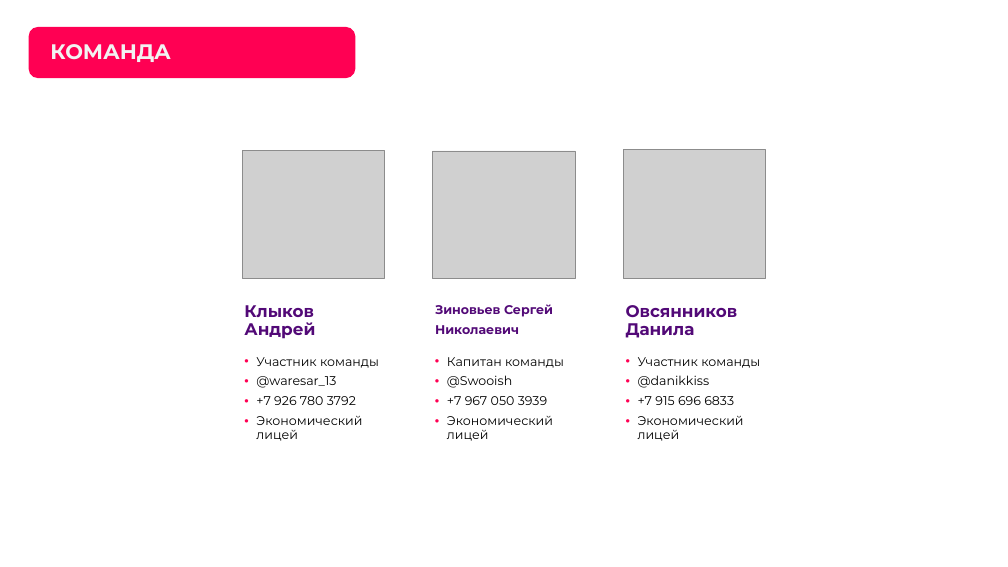
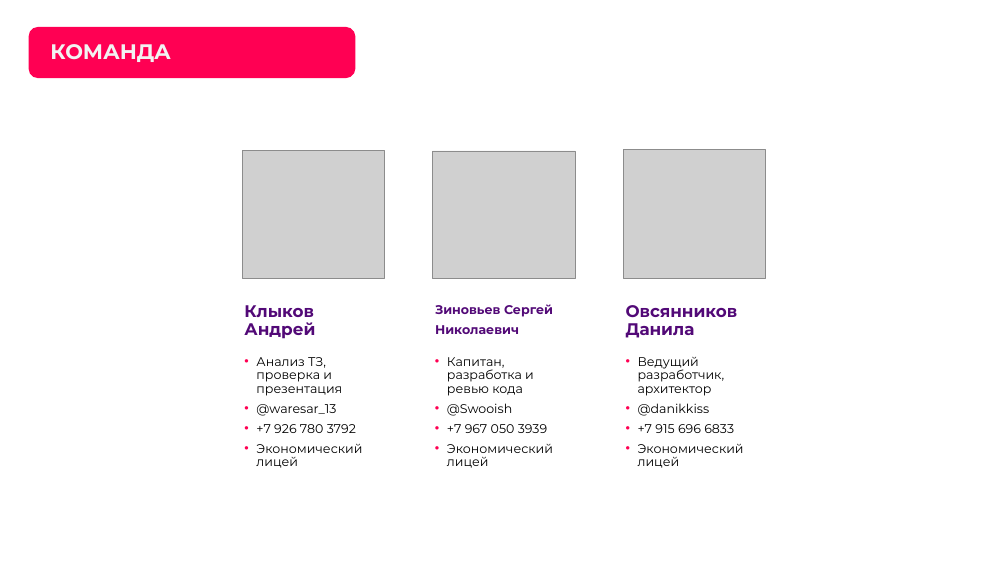
Before and after one commit to Wpresser/LCT-Elades-Heatnet, a slide deck: slide 3 of presentation/Elades_LCT2026_task2_presentation.pptx. Drawn at 1008x567 pixels with LibreOffice and Linux fonts; fonts in the diff are those of the drawing; grey boxes stand for pictures; background and template pictures are left out. Boxes give left, top, right and bottom in pixels: in the first picture for what was removed or moved away, otherwise in the second. Text is boxed around its words. In the diff, an @@ line names an element or a change of style, - is before the commit and + after.

```diff
--- a/presentation/Elades_LCT2026_task2_presentation.pptx
+++ b/presentation/Elades_LCT2026_task2_presentation.pptx
@@ text at [256, 357, 342, 396]: text changed @@
-• Участник команды
+• Анализ ТЗ, проверка и презентация
@@ text at [447, 357, 534, 396]: text changed @@
-• Капитан команды
+• Капитан, разработка и ревью кода
@@ text at [638, 357, 725, 396]: text changed @@
-• Участник команды
+• Ведущий разработчик, архитектор
```
Also in this commit, not shown: 3 other slides changed, 29 other files.
